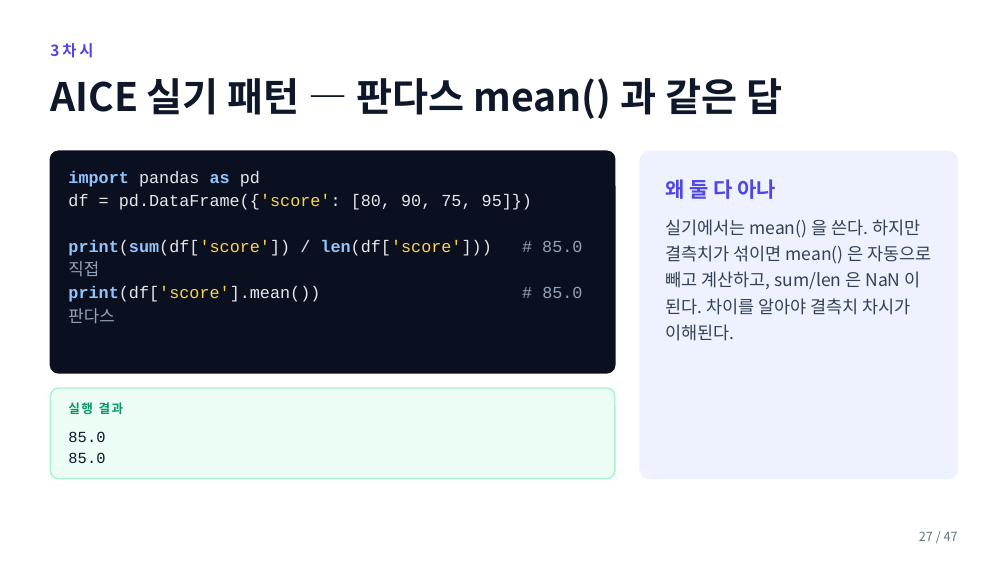
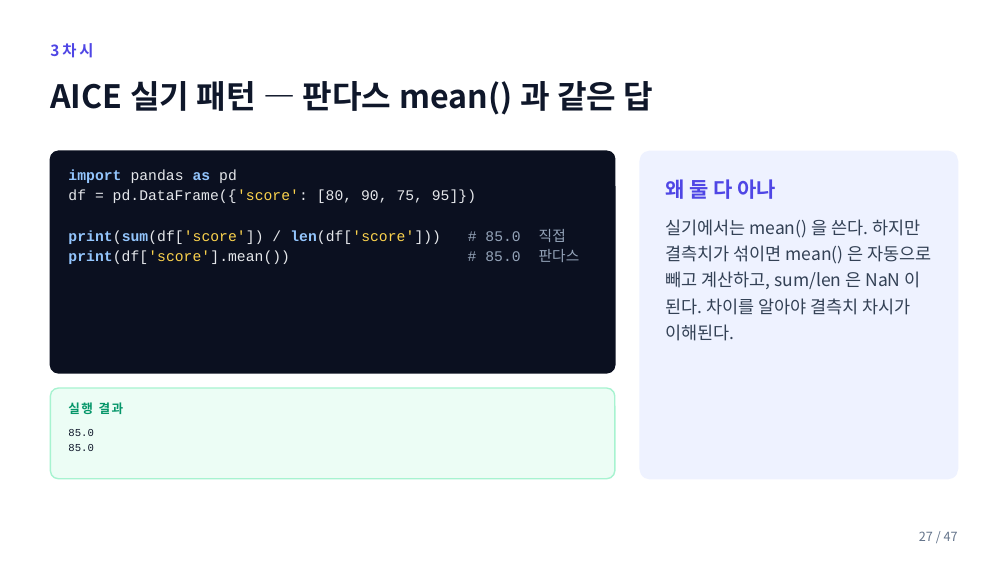
Before and after one commit to ChungChiweon/aice-quest, a slide deck: slide 27 of 강의자료/파이썬기초1_1-5차시.pptx. Drawn at 1008x567 pixels with LibreOffice and Linux fonts; fonts in the diff are those of the drawing. Boxes give left, top, right and bottom in pixels: in the first picture for what was removed or moved away, otherwise in the second. Text is boxed around its words. In the diff, an @@ line names an element or a change of style, - is before the commit and + after.

```diff
--- a/강의자료/파이썬기초1_1-5차시.pptx
+++ b/강의자료/파이썬기초1_1-5차시.pptx
@@ text "AICE 실기 패턴 — 판다스 ..." at (50, 81, 654, 115): size 28 to 23 pt @@
@@ text "import pandas as pd" at (68, 169, 580, 264): size 12 to 10.6 pt @@
@@ text "85.0" at (68, 429, 93, 451): size 11 to 7.6 pt @@
```
Also in this commit, not shown: 27 other slides changed, 8 other files.
